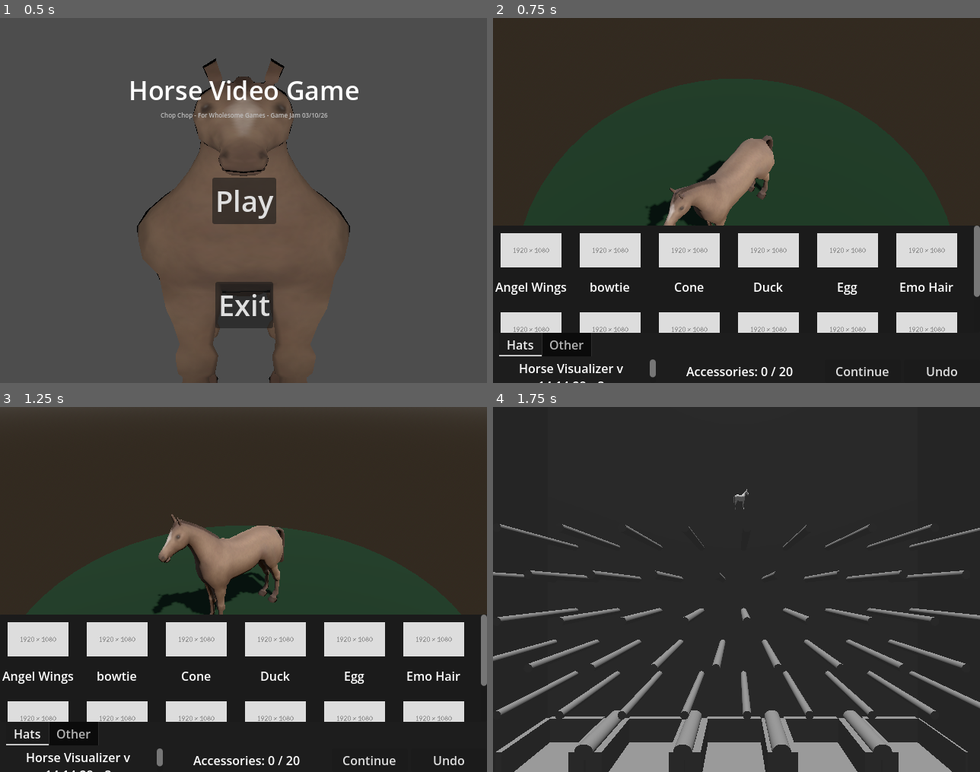
Above: before the commit, frames 1-4 (two rows, left to right).
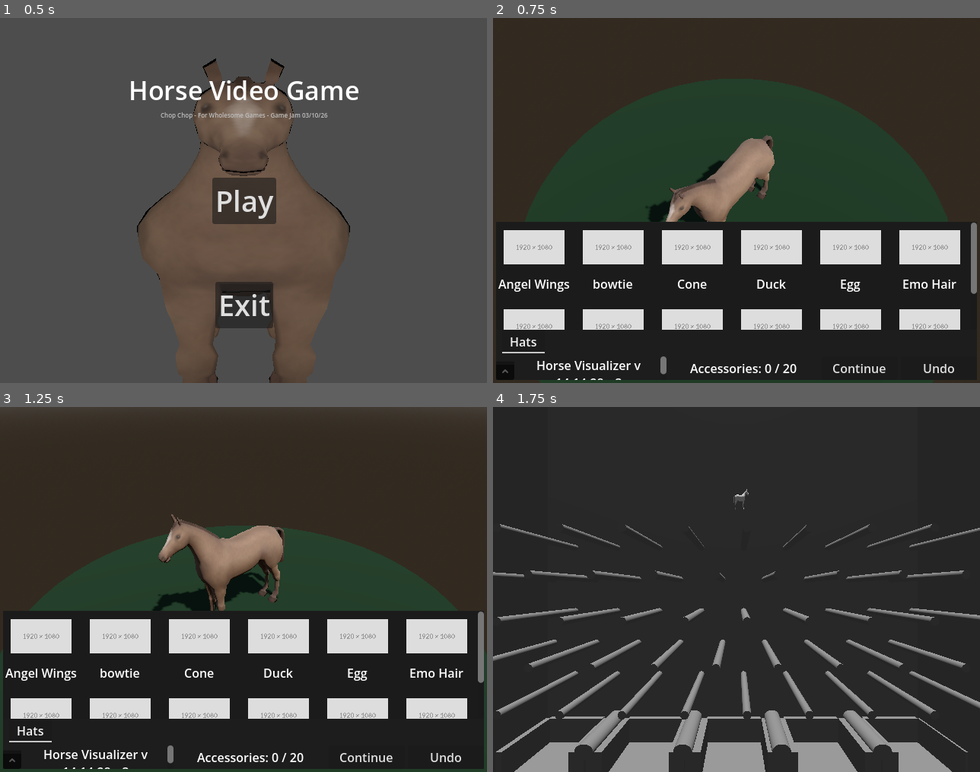
Above: after the commit, the same moments.

Repository: lukewhitingdev/gamejam-Bradys-Day-Out
Game: Godot game, scene res://Maps/MainMenuMap.tscn
Same seed, same stepped clock (60 frames per second), same inputs: the game is played once before the commit and once after it. The engine's default icon, where the game draws it, is replaced by a stand-in: a white triangle on a blue panel in a dark square.
Inputs:
- Up to frame 1 (0.5 s): no input
- Up to frame 2 (0.75 s): click "Play" at 0.5 s
- Up to frame 3 (1.25 s): no input
- Up to frame 4 (1.75 s): click "Continue" at 1.25 s

Frame 1 is identical in both runs. In frame 2, 8.5% of the frame differs, in the area x 0-100%, y 55-100%; in frame 3, 9.1%; in frame 4, nothing differs.

Commit message:
Updated dressup map UI and added fold button to footer to hide asset menu for more horse per pixel value

Diff:
--- /dev/null
+++ b/app/chopchop/Maps/DressUpMapColorRect.gd
@@ -0,0 +1,17 @@
+extends ColorRect
+
+@onready var footer = $VBoxContainer/SaveFooter
+@onready var assetSelector = $VBoxContainer/TabAssetSelector
+
+# Called when the node enters the scene tree for the first time.
+func _ready() -> void:
+	var footerScript = footer as SaveFooterScript
+	footerScript.OnFoldChanged.connect(_on_fold_changed)
+
+func _on_fold_changed(value: bool):
+	if(value):
+		assetSelector.hide()
+		self.color.a = 0
+	else:
+		assetSelector.show()
+		self.color.a = 255
--- a/app/chopchop/Maps/DressupMap.tscn
+++ b/app/chopchop/Maps/DressupMap.tscn
@@ -1,6 +1,7 @@
 [gd_scene format=3 uid="uid://coabh5afe2ut4"]
 
 [ext_resource type="PackedScene" uid="uid://duaaacuu27dlc" path="res://GameObjects/DressupCamera.tscn" id="1_w1bt5"]
+[ext_resource type="Script" uid="uid://cltw60e2a8w1d" path="res://Maps/DressUpMapColorRect.gd" id="2_an2ts"]
 [ext_resource type="PackedScene" uid="uid://dhpn27c2dsgj7" path="res://UI/Components/TabAssetSelector/TabAssetSelector.tscn" id="3_r8qcy"]
 [ext_resource type="PackedScene" uid="uid://bytlfirejfd70" path="res://GameObjects/Props/angelWingProp.tscn" id="4_0pwnk"]
 [ext_resource type="Script" uid="uid://d3eg2k2t5iaua" path="res://Scripts/GridItemData.gd" id="4_ye5xf"]
@@ -143,14 +144,14 @@
 
 [node name="ColorRect" type="ColorRect" parent="UI" unique_id=1235380660]
 custom_minimum_size = Vector2(0, 30)
-anchors_preset = 12
-anchor_top = 1.0
-anchor_right = 1.0
-anchor_bottom = 1.0
-offset_top = -207.0
+offset_left = 4.0
+offset_top = 268.0
+offset_right = 636.0
+offset_bottom = 476.0
 grow_horizontal = 2
 grow_vertical = 0
 color = Color(0.11415807, 0.11415809, 0.11415807, 1)
+script = ExtResource("2_an2ts")
 
 [node name="VBoxContainer" type="VBoxContainer" parent="UI/ColorRect" unique_id=494467980]
 layout_mode = 1
@@ -174,7 +175,6 @@
 [node name="SaveFooter" parent="UI/ColorRect/VBoxContainer" unique_id=610904564 instance=ExtResource("6_q56ad")]
 layout_mode = 2
 size_flags_horizontal = 3
-size_flags_vertical = 3
 
 [connection signal="gui_input" from="UI/ColorRect" to="UI/ColorRect" method="_on_gui_input"]
 [connection signal="gui_input" from="UI/ColorRect/VBoxContainer" to="UI/ColorRect/VBoxContainer" method="_on_gui_input"]
--- a/app/chopchop/UI/Components/Footer/SaveFooter.tscn
+++ b/app/chopchop/UI/Components/Footer/SaveFooter.tscn
@@ -14,6 +14,13 @@
 size_flags_horizontal = 10
 size_flags_vertical = 10
 script = ExtResource("1_r10ni")
+
+[node name="FoldableContainer" type="FoldableContainer" parent="." unique_id=869341888]
+custom_maximum_size = Vector2(30, 20)
+layout_mode = 2
+size_flags_horizontal = 0
+size_flags_vertical = 8
+title_position = 1
 
 [node name="RichTextLabel" type="RichTextLabel" parent="." unique_id=139451529]
 layout_mode = 2
@@ -45,6 +52,7 @@
 text = "Undo
 "
 
+[connection signal="folding_changed" from="FoldableContainer" to="." method="_on_foldable_container_folding_changed"]
 [connection signal="gui_input" from="RichTextLabel" to="RichTextLabel" method="_on_gui_input"]
 [connection signal="pressed" from="Button" to="." method="_on_button_pressed"]
 [connection signal="pressed" from="Button2" to="." method="_on_button_2_pressed"]
--- a/app/chopchop/UI/Components/Footer/save_footer.gd
+++ b/app/chopchop/UI/Components/Footer/save_footer.gd
@@ -1,4 +1,6 @@
-extends HBoxContainer
+class_name SaveFooterScript extends HBoxContainer
+
+signal OnFoldChanged(bool)
 
 @onready var Horse: Node3D = get_tree().get_first_node_in_group("HorseGroup")
 
@@ -11,3 +13,8 @@
 
 func _process(delta: float) -> void:
 	%AccessoriesCount.text = "Accessories: " + str(Horse.AddedHorseAccessories.size()) + " / " + str(Horsinator4000mk7.MaxAccessoriesCount)
+	get_tree().get_first_node_in_group("HorseGroup")._remove_last_accessory()
+
+
+func _on_foldable_container_folding_changed(is_folded: bool) -> void:
+	OnFoldChanged.emit(is_folded)
--- a/app/chopchop/UI/Components/TabAssetSelector/TabAssetSelector.tscn
+++ b/app/chopchop/UI/Components/TabAssetSelector/TabAssetSelector.tscn
@@ -51,9 +51,4 @@
 columns = 6
 script = ExtResource("6_hiclj")
 
-[node name="Other" type="Label" parent="." unique_id=1738877960]
-visible = false
-layout_mode = 2
-metadata/_tab_index = 1
-
 [connection signal="gui_input" from="." to="." method="_on_gui_input"]
Not shown, added: app/chopchop/Maps/DressUpMapColorRect.gd.uid
